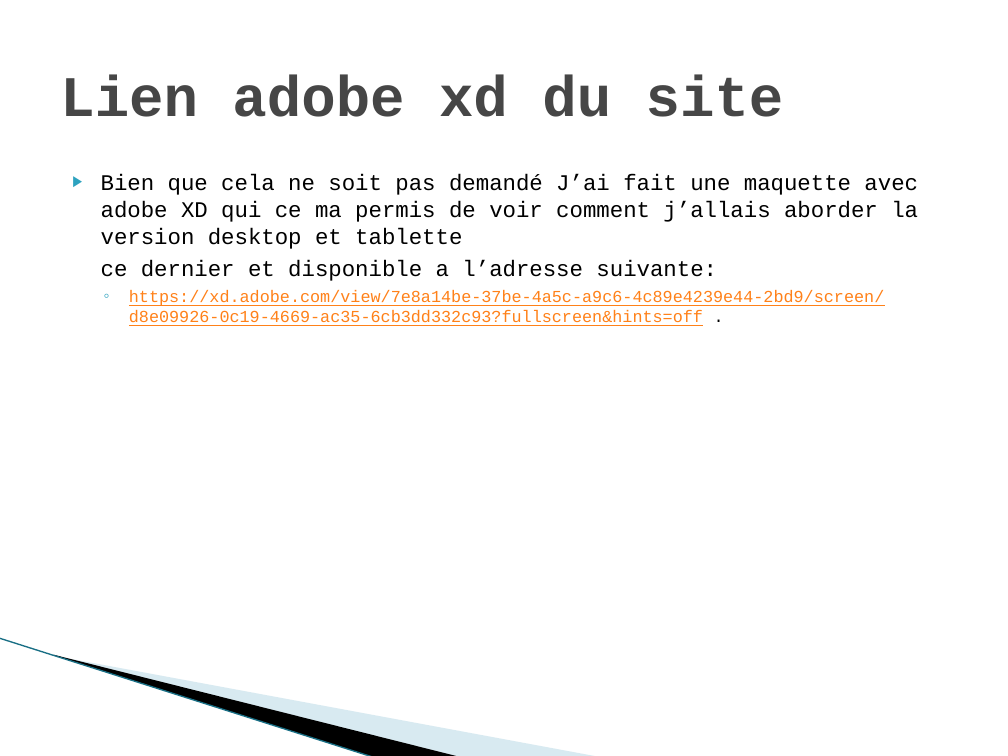
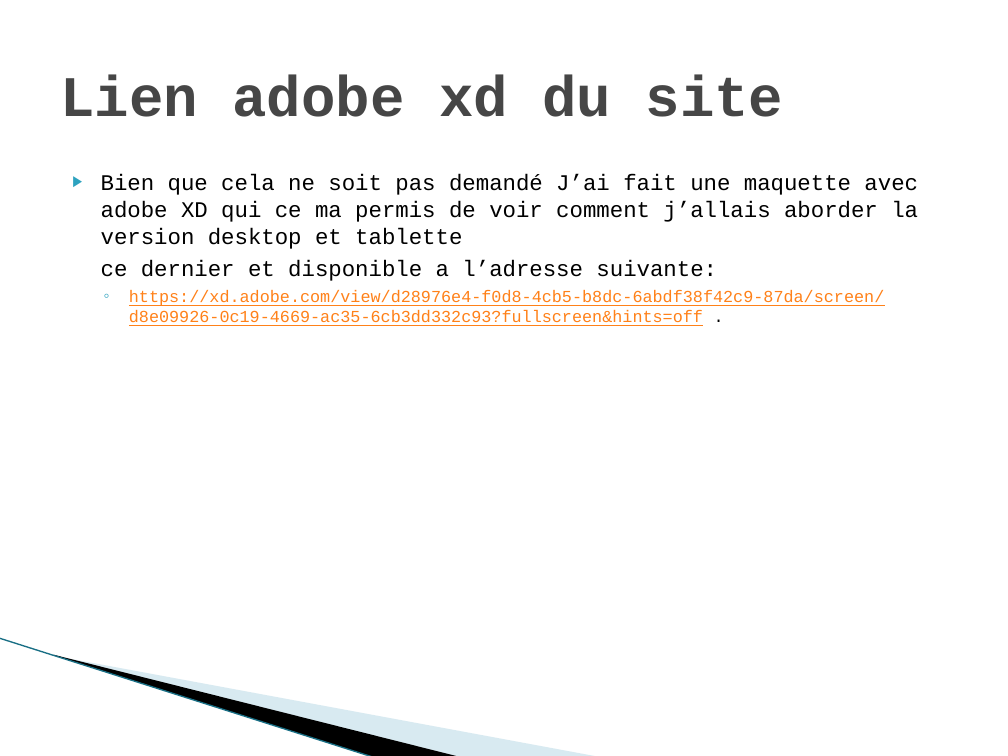
Before and after one commit to gwenaelgressier/GwenaelGressier_03_22022022, a slide deck: slide 14 of présentation du p3.pptx. Drawn at 1008x756 pixels with LibreOffice and Linux fonts; fonts in the diff are those of the drawing; background and template pictures are left out. Boxes give left, top, right and bottom in pixels: in the first picture for what was removed or moved away, otherwise in the second. Text is boxed around its words. In the diff, an @@ line names an element or a change of style, - is before the commit and + after.

Commit message:
modif adresse lien adobe XD

```diff
--- a/présentation du p3.pptx
+++ b/présentation du p3.pptx
@@ text at box(129, 290, 884, 326): text changed @@
-  ◦ https://xd.adobe.com/view/7e8a14be-37be-4a5c-a9c6-4c89e4239e44-2bd9/screen/d8e09926-0c19-4669-ac35-6cb3dd332c93?fullscreen&hints=off .
+  ◦ https://xd.adobe.com/view/d28976e4-f0d8-4cb5-b8dc-6abdf38f42c9-87da/screen/d8e09926-0c19-4669-ac35-6cb3dd332c93?fullscreen&hints=off .
```
